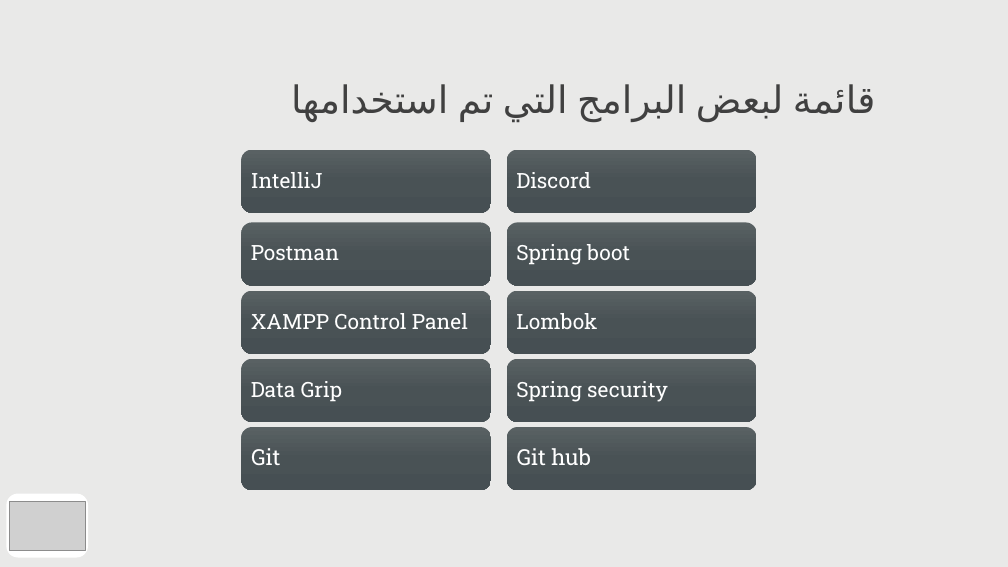
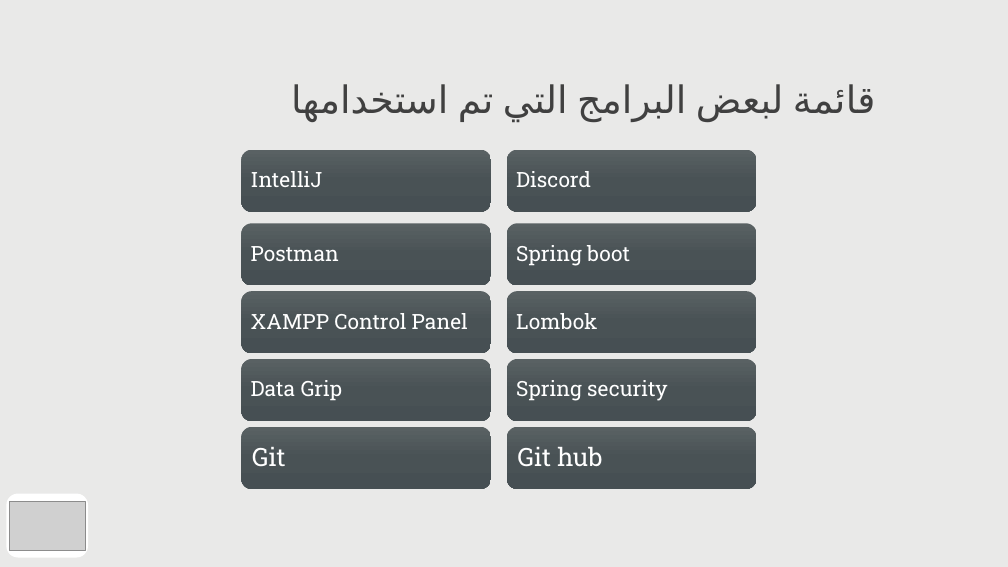
Before and after one commit to AnasAlMughamsi/Haikal_FinalProject, a slide deck: slide 6 of Presentation/Haikal-Project.pptx. Drawn at 1008x567 pixels with LibreOffice and Linux fonts; fonts in the diff are those of the drawing; grey boxes stand for pictures. Boxes give left, top, right and bottom in pixels: in the first picture for what was removed or moved away, otherwise in the second. Text is boxed around its words. In the diff, an @@ line names an element or a change of style, - is before the commit and + after.

```diff
--- a/Presentation/Haikal-Project.pptx
+++ b/Presentation/Haikal-Project.pptx
@@ text "Git" at (x1=252, y1=447, x2=286, y2=466): size 21 to 24 pt; more space between paragraphs @@
@@ text "Git hub" at (x1=517, y1=447, x2=602, y2=466): size 21 to 24 pt; more space between paragraphs @@
```
Also in this commit, not shown: 3 other slides changed, 2 other files.
